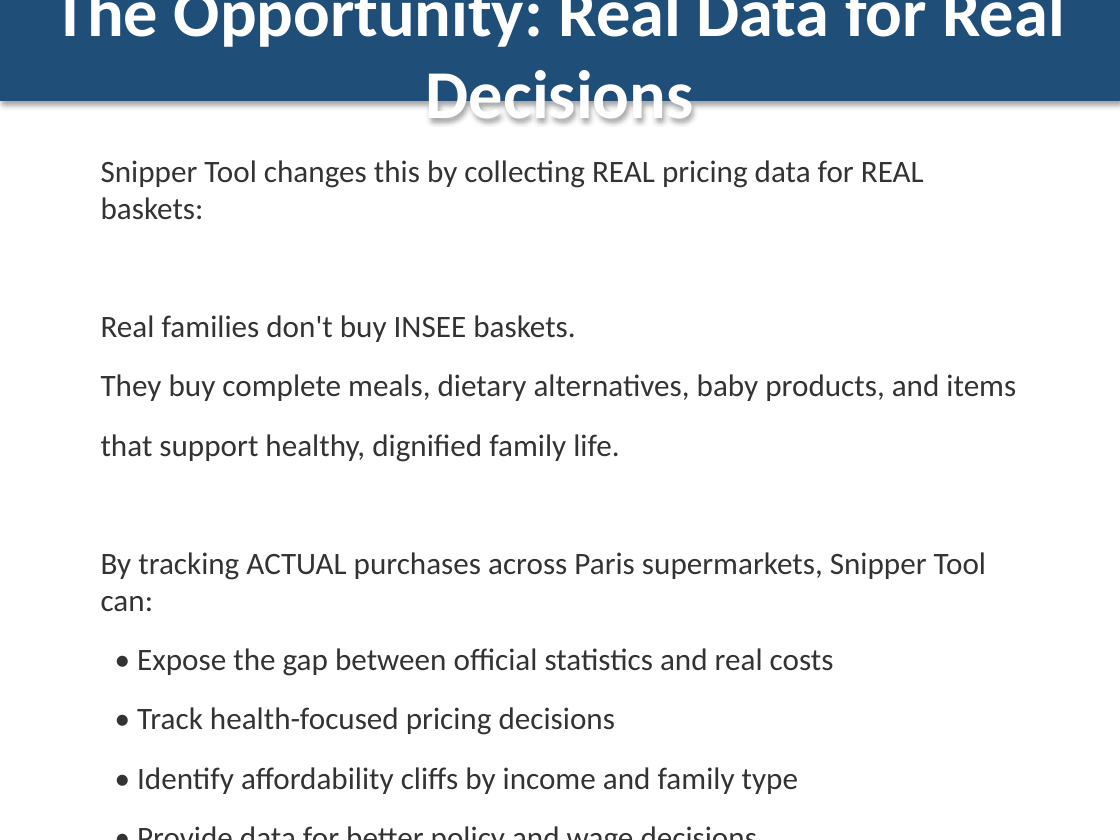
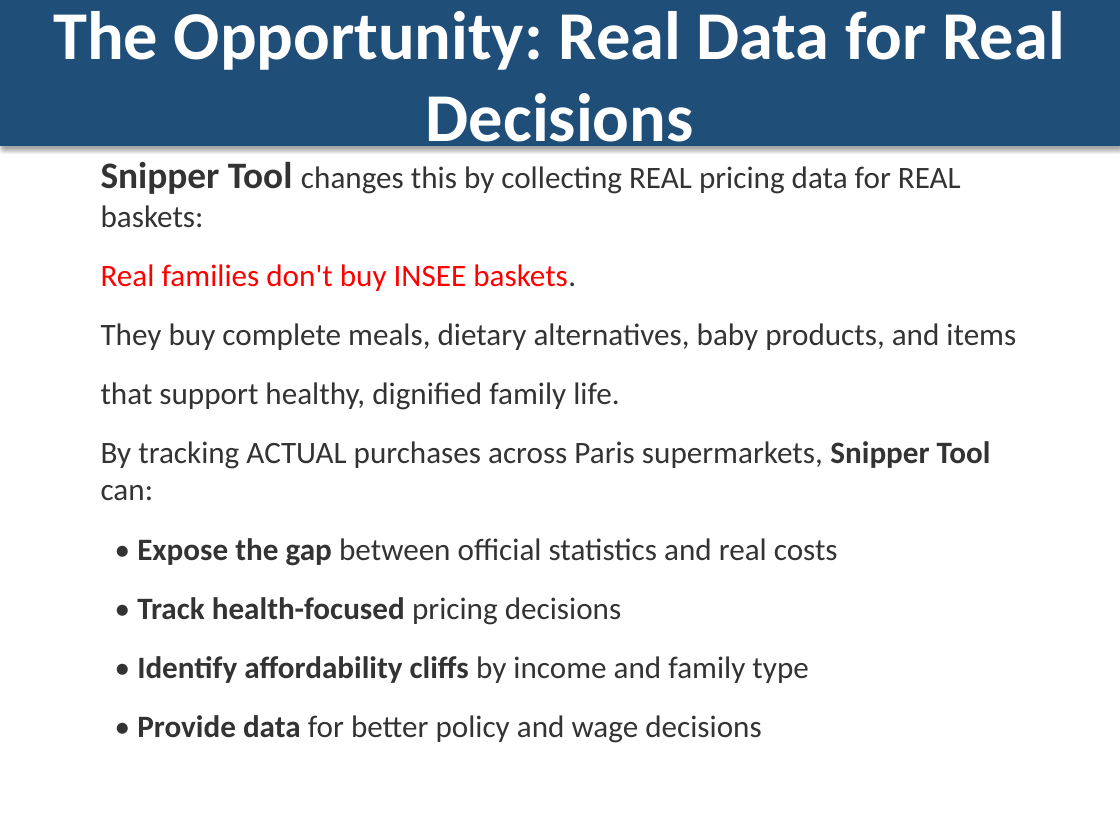
Before and after one commit to horaciofonseca-dev/snipping-prices-tool, a slide deck: slide 21 of CAPSTONE_DELIVERABLES/Snipper_Tool_Reality_vs_Official_Paris.pptx (slide 22 before the commit). Drawn at 1120x840 pixels with LibreOffice and Linux fonts; fonts in the diff are those of the drawing. Boxes give left, top, right and bottom in pixels: in the first picture for what was removed or moved away, otherwise in the second. Text is boxed around its words. In the diff, an @@ line names an element or a change of style, - is before the commit and + after.

```diff
--- a/CAPSTONE_DELIVERABLES/Snipper_Tool_Reality_vs_Official_Paris.pptx
+++ b/CAPSTONE_DELIVERABLES/Snipper_Tool_Reality_vs_Official_Paris.pptx
@@ rectangle "The Opportunity: Real Data for ...": place and size @@
-rectangle "The Opportunity: Real Data for ..." at (0,0,1120,101)
+rectangle "The Opportunity: Real Data for ..." at (0,0,1120,146)
@@ text at (101,161,991,743): size 20 to 24 pt in "Snipper Tool"; bold on in "Snipper Tool", "Snipper Tool", "Expose the gap", "Track health-focused" and 2 more places; text colour #333333 to #FF0000 in "Real families don't buy INSEE baskets." @@
```
Also in this commit, not shown: 18 other slides changed, 5 slides removed, 24 other files.
